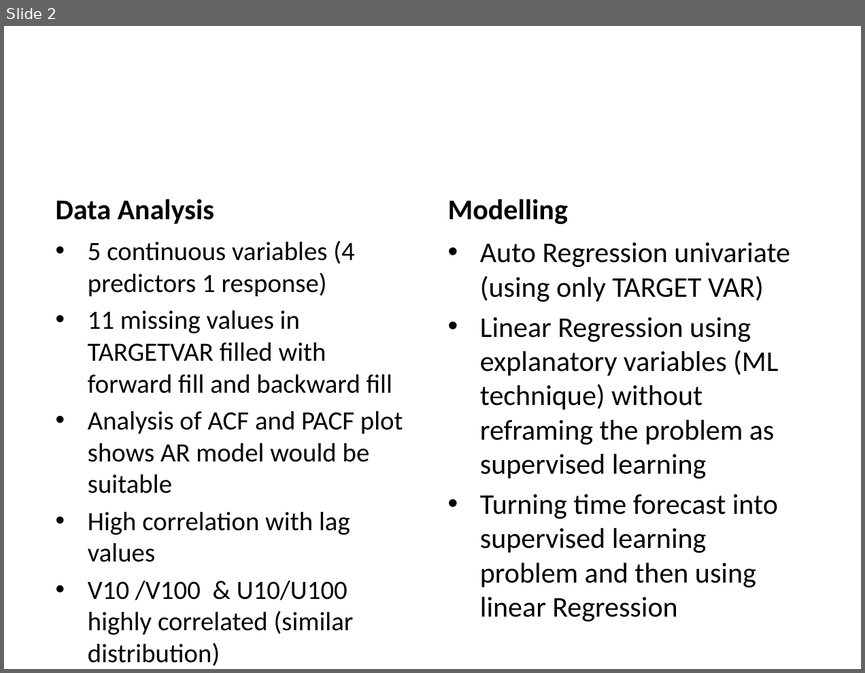
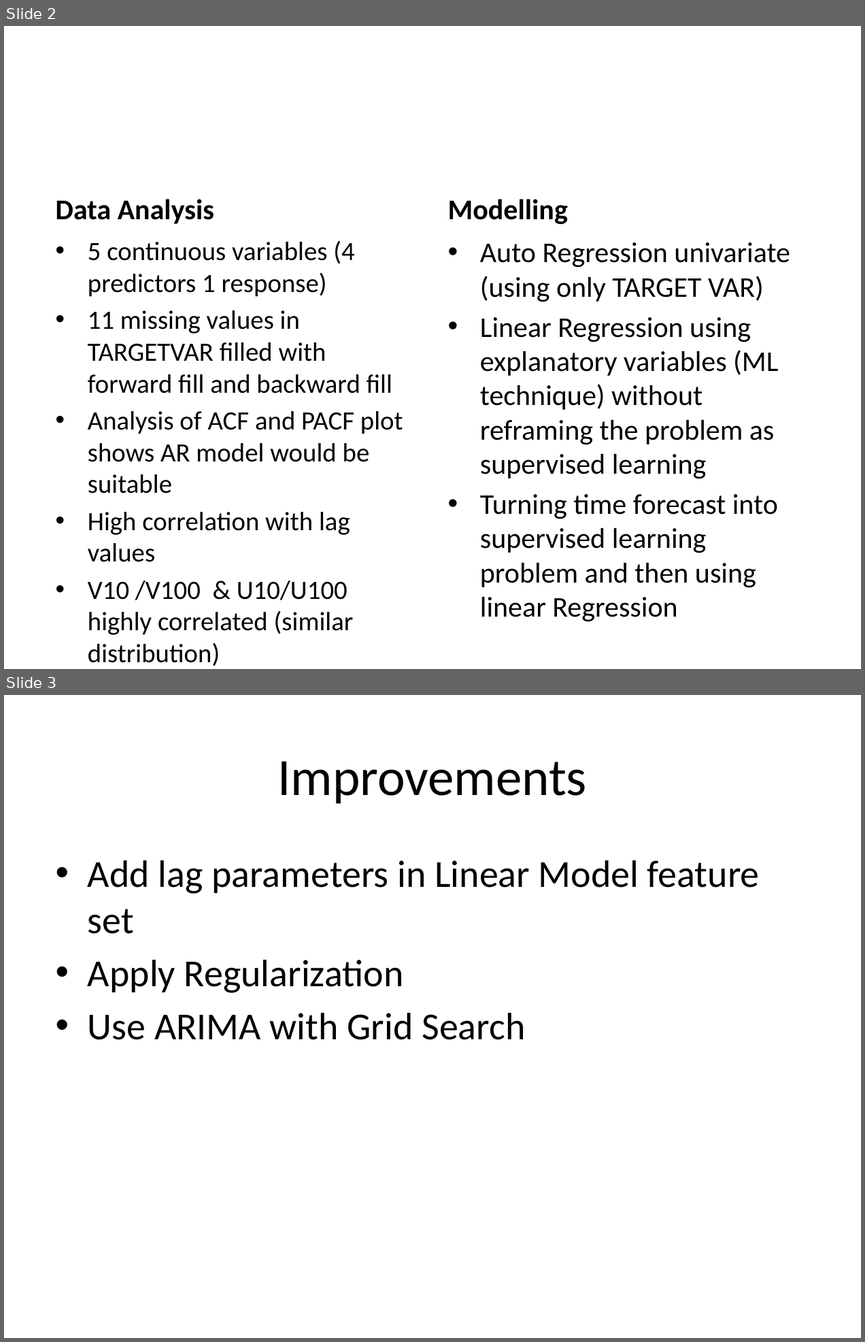
Before and after one commit to MuaazBin/multi_tsa, a slide deck: PPT.pptx. Shown one above the other, each under a label of ours: slide 2 before the commit, slides 2 and 3 after it. The pictures are 865x673 and 865x1342 pixels, drawn with LibreOffice and Linux fonts; fonts in the diff are those of the drawing. Boxes give left, top, right and bottom in pixels: in the first picture for what was removed or moved away, otherwise in the second. Text is boxed around its words. In the diff, an @@ line names an element or a change of style, - is before the commit and + after.

```diff
--- a/PPT.pptx
+++ b/PPT.pptx
@@ slide 3 added at (4, 695, 861, 1338), background #FFFFFF @@
@@ title added at (277, 761, 587, 804), 44 pt, text #000000 @@
+Improvements
@@ text added at (88, 860, 759, 1040), 32 pt, text #000000 @@
+• Add lag parameters in Linear Model feature set
+• Apply Regularization
+• Use ARIMA with Grid Search
```
Also in this commit, not shown: 1 slide changed.
